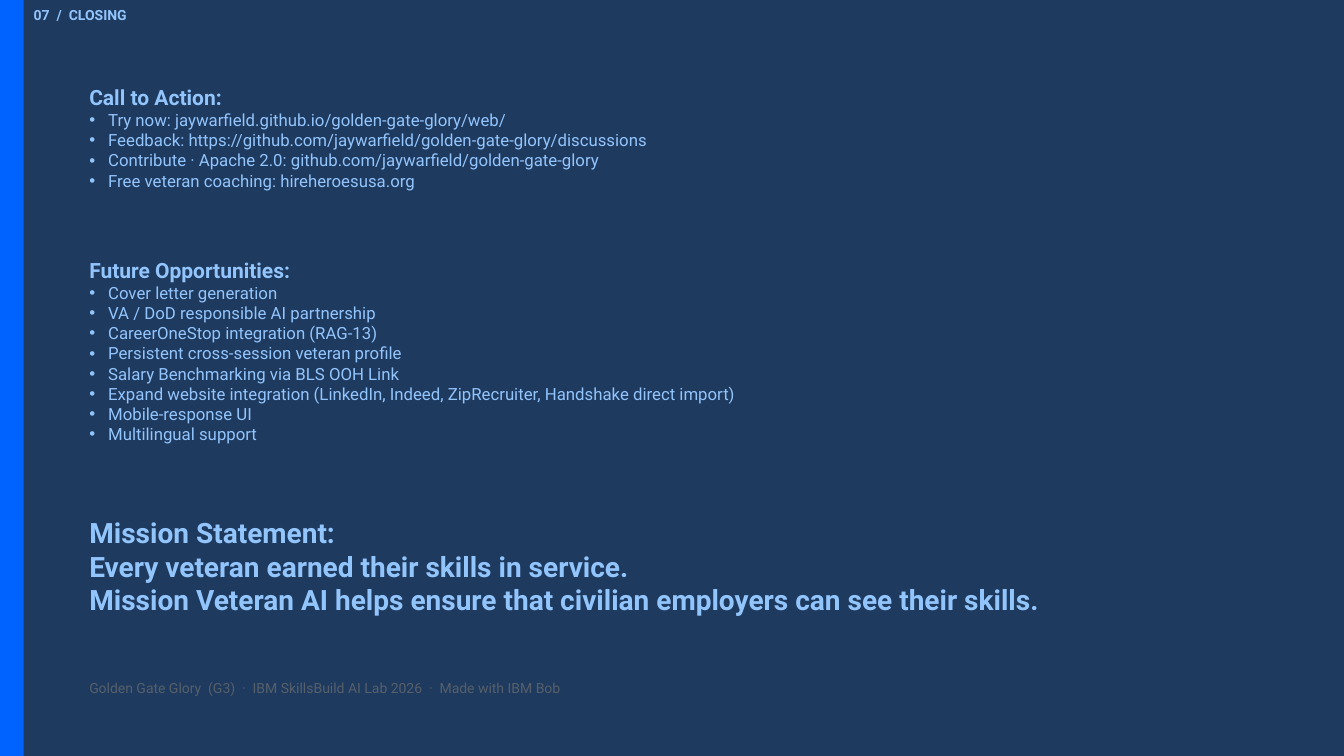
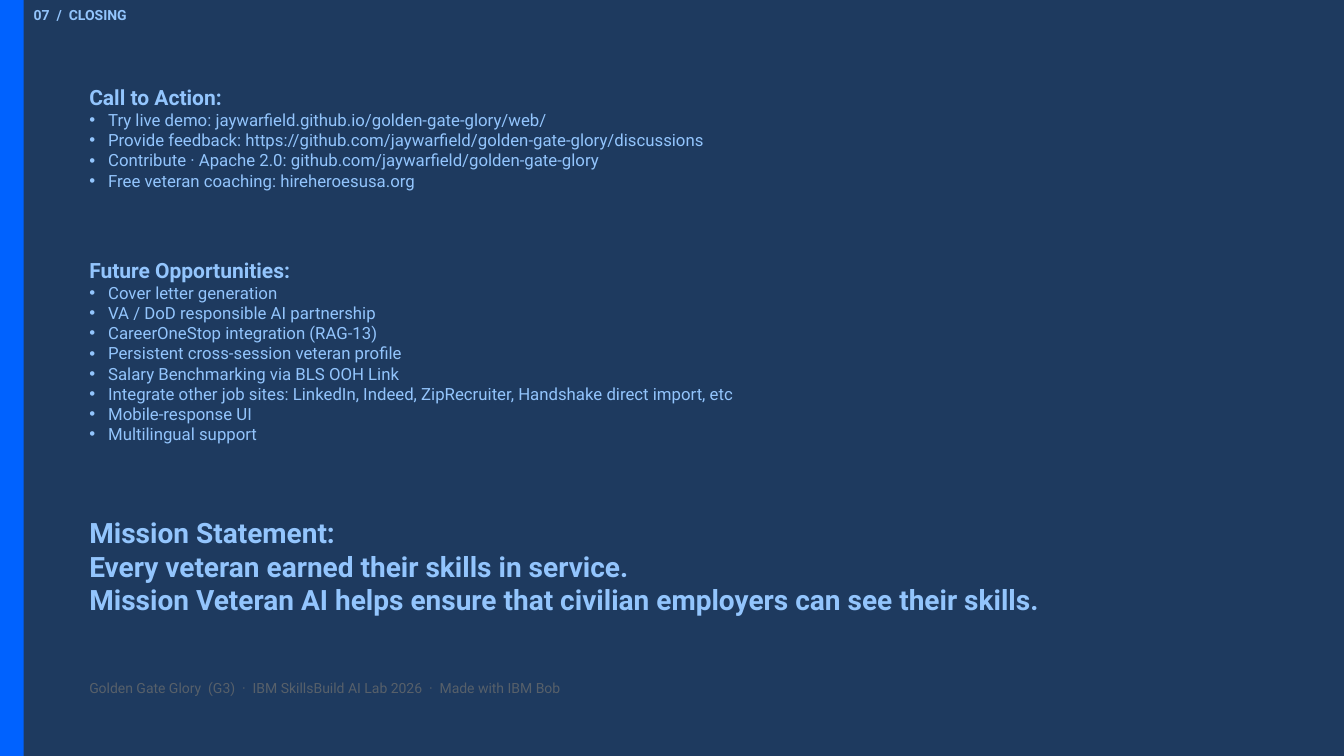
Before and after one commit to jaywarfield/golden-gate-glory, a slide deck: slide 7 of docs/images/source/mission-veteran-ai-final-presentation-textonly.pptx. Drawn at 1344x756 pixels with LibreOffice and Linux fonts; fonts in the diff are those of the drawing. Boxes give left, top, right and bottom in pixels: in the first picture for what was removed or moved away, otherwise in the second. Text is boxed around its words. In the diff, an @@ line names an element or a change of style, - is before the commit and + after.

```diff
--- a/docs/images/source/mission-veteran-ai-final-presentation-textonly.pptx
+++ b/docs/images/source/mission-veteran-ai-final-presentation-textonly.pptx
@@ text at bbox=[108, 113, 703, 150]: text changed @@
-• Try now: jaywarfield.github.io/golden-gate-glory/web/
-• Feedback: https://github.com/jaywarfield/golden-gate-glory/discussions
+• Try live demo: jaywarfield.github.io/golden-gate-glory/web/
+• Provide feedback: https://github.com/jaywarfield/golden-gate-glory/discussions
@@ text at bbox=[108, 387, 733, 404]: text changed @@
-• Expand website integration (LinkedIn, Indeed, ZipRecruiter, Handshake direct import)
+• Integrate other job sites: LinkedIn, Indeed, ZipRecruiter, Handshake direct import, etc
```
